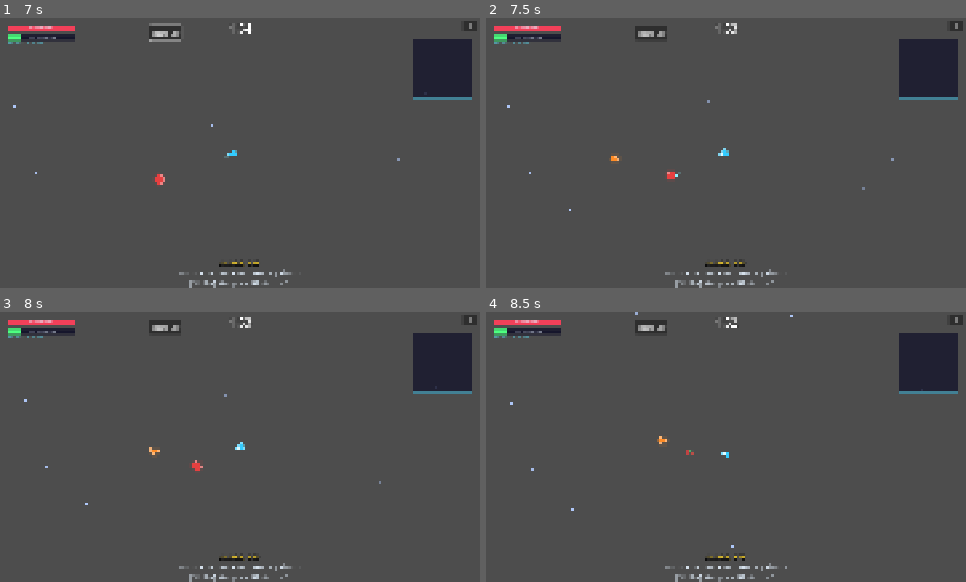
Above: before the commit, frames 1-4 (two rows, left to right).
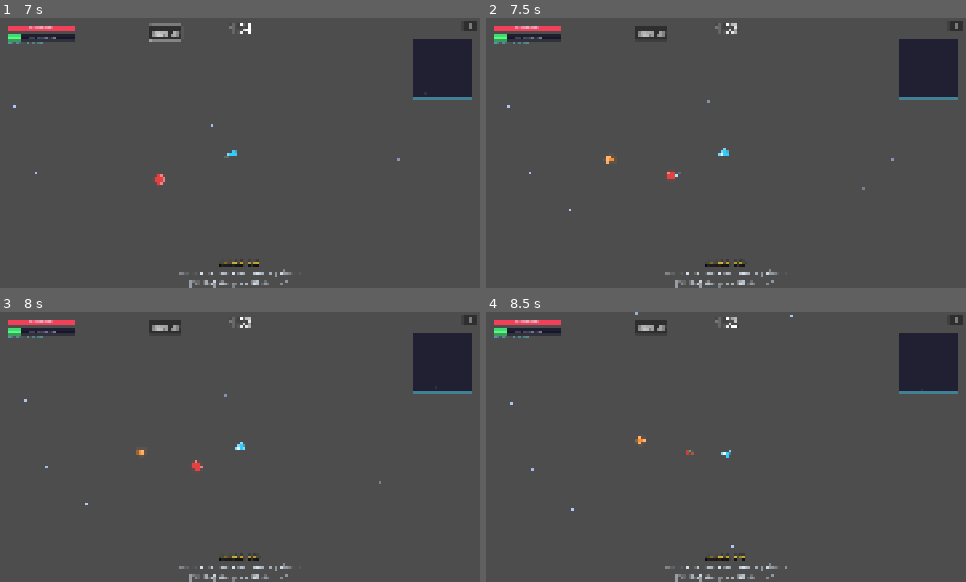
Above: after the commit, the same moments.

Repository: jlromgaz/Astro-Reaper
Game: Godot game, scene res://scenes/ui/main_menu.tscn
The game is run twice, just before and just after one commit, with the same random seed, the same clock (stepped at 60 frames per second) and the same inputs.
Inputs (mouse positions are in pixels of both pictures, inside the frame that each line leads up to):
- Up to frame 1 (7 s): click "CONTINUE" at 0.5 s; click "II" at 1.25 s; click "Resume" at 2 s; click "Share Log" at 2.75 s; tap Enter (ui_accept) at 3.5, 3.77, 6.77 s; move the mouse to (345, 139) at 3.52 s; hold D (move_right) 3.53-4.25 s; hold Shift 3.53-4.25 s; click (345, 139) at 3.67 s; drag from (144, 166) to (316, 161) at 4.27 s; move the mouse to (288, 93) at 5.02 s; hold D (move_right) 5.03-5.75 s; tap Ctrl at 5.1 s; drag from (216, 207) to (249, 155) at 5.77 s; move the mouse to (384, 193) at 6.52 s; hold A (move_left) from 6.53 s (still down); tap Alt at 6.6 s
- Up to frame 2 (7.5 s): release A (move_left) at 7.25 s; drag from (582, 112) to (654, 85) at 7.27 s
- Up to frame 3 (8 s): no input
- Up to frame 4 (8.5 s): move the mouse to (750, 447) at 8.02 s; hold S (move_down) from 8.03 s (still down); hold Shift from 8.03 s (still down); click (750, 447) at 8.17 s

Frame 1 is identical in both runs. In frame 2, less than 0.1% of the frame differs, in the area x 24-28%, y 51-55%; in frame 3, less than 0.1%; in frame 4, less than 0.1%, in the area x 31-52%, y 45-53%.

Commit message:
fix(balance,combat): slower capped chasers, kamikaze detonation failsafe, halved kamikaze share
Third "kamikaze glued to the ship" report — root cause was largely the
INTERCEPTOR: 140 base speed (faster than the player's 120) with an
uncapped ramp reaching 4x player speed late-run, an orange chevron
visual easily mistaken for the kamikaze's orange triangle, and a
by-design glue-and-drain contact loop. Player-side it reads exactly as
"a kamikaze stuck to my hull that never explodes".

- Kamikaze base speed 120 -> 75: clearly outrunnable at start, ramping
  to 135 max. Interceptor 140 -> 110 with a capped ramp (165 max).
  Drone ramp capped too (was uncapped).
- Kamikaze gained a per-frame proximity detonation backstop sharing
  one _detonate() path with the area signal — body_entered is a
  one-shot edge event, so a missed event previously meant glued
  forever; now structurally impossible.
- Kamikaze spawn share halved across every time bracket
  (20/30/25/20/15% -> 10/15/12/10/8%), verified by a 1000-sample
  statistical distribution test.

Diff:
--- a/scripts/enemies/enemy_drone.gd
+++ b/scripts/enemies/enemy_drone.gd
@@ -14,10 +14,13 @@
 var _player_in_contact := false
 
 
+const MAX_SPEED_MULT := 1.8
+
 func apply_difficulty_scale(p_scale: float) -> void:
 	max_hp = HP * p_scale
 	current_hp = max_hp
-	move_speed = SPEED * (1.0 + (p_scale - 1.0) * 0.3)
+	# Capped like the kamikaze/interceptor — speed must never run away.
+	move_speed = SPEED * clampf(1.0 + (p_scale - 1.0) * 0.3, 1.0, MAX_SPEED_MULT)
 	DebugLog.log_info("ENEMY", "Drone scaled to %.1f HP, %.1f spd" % [max_hp, move_speed])
 
 
--- a/scripts/enemies/enemy_interceptor.gd
+++ b/scripts/enemies/enemy_interceptor.gd
@@ -1,10 +1,11 @@
 extends CharacterBody2D
 ## Interceptor - extremely fast elite enemy spawning in Final Wave.
 
-const SPEED := 140.0 # Reduced from 180
+const SPEED := 110.0 # just below the player's 120 — barely outrunnable
 const HP := 12.0 # Fragile
 const DAMAGE := 5.0 # Repeat damage every 0.5s makes it deadly
 const XP_VALUE := 2
+const MAX_SPEED_MULT := 1.5
 
 var current_hp: float = HP
 var max_hp: float = HP
@@ -16,7 +17,9 @@
 func apply_difficulty_scale(p_scale: float) -> void:
 	max_hp = HP * p_scale
 	current_hp = max_hp
-	move_speed = SPEED * (1.0 + (p_scale - 1.0) * 0.3)
+	# Capped — an uncapped ramp let interceptors reach 4x the player's
+	# speed late-run, overtaking the ship and sitting inside it.
+	move_speed = SPEED * clampf(1.0 + (p_scale - 1.0) * 0.15, 1.0, MAX_SPEED_MULT)
 
 func _ready() -> void:
 	add_to_group("enemies")
--- a/scripts/enemies/enemy_kamikaze.gd
+++ b/scripts/enemies/enemy_kamikaze.gd
@@ -1,10 +1,14 @@
 extends CharacterBody2D
 ## Fast kamikaze - charges straight at player, explodes on contact.
 
-const SPEED            := 120.0
+const SPEED            := 75.0   # clearly outrunnable at start (player base: 120)
 const HP               := 8.0
 const EXPLOSION_DAMAGE := 14.0
 const XP_VALUE         := 1
+## Frame-checked backstop: the Area2D's body_entered is a one-shot edge
+## event — if it is ever missed, this per-frame distance check still
+## detonates the kamikaze, so it can never sit glued to the hull.
+const DETONATION_RANGE := 16.0
 
 const _FLASH_SCRIPT := preload("res://scripts/fx/intercept_flash.gd")
 
@@ -47,13 +51,20 @@
 
 
 func _on_body_entered(body: Node) -> void:
+	if body.is_in_group("player"):
+		_player = body
+		_detonate()
+
+
+## Single detonation path shared by the area signal and the per-frame
+## proximity backstop in _physics_process.
+func _detonate() -> void:
 	if _is_dying:
 		return
-	if body.is_in_group("player"):
-		_player  = body
-		velocity = Vector2.ZERO   # freeze — prevents drilling into ship
+	velocity = Vector2.ZERO   # freeze — prevents drilling into ship
+	if _player and _player.has_method("take_damage"):
 		_player.take_damage(EXPLOSION_DAMAGE, self)
-		_explode()
+	_explode()
 
 
 func _explode() -> void:
@@ -72,6 +83,10 @@
 
 func _physics_process(_delta: float) -> void:
 	if _is_dying or not _player or not GameManager.is_playing():
+		return
+
+	if global_position.distance_to(_player.global_position) <= DETONATION_RANGE:
+		_detonate()
 		return
 
 	var dir: Vector2 = (_player.global_position - global_position).normalized()
--- a/scripts/systems/enemy_spawner.gd
+++ b/scripts/systems/enemy_spawner.gd
@@ -127,34 +127,35 @@
 	var t: float = GameManager.run_time
 	var roll: float = randf()
 
-	# 0-30s: Mostly drones, some kamikazes
+	# Kamikaze share halved across every bracket (playtest: "too frequent").
+	# 0-30s: Mostly drones, a few kamikazes (10%)
 	if t < 30.0:
-		return _enemy_drone if roll < 0.8 else _enemy_kamikaze
-	# 30-60s: Drones fade, ranged appear
+		return _enemy_drone if roll < 0.9 else _enemy_kamikaze
+	# 30-60s: Drones fade, ranged appear (kamikaze 15%)
 	elif t < 60.0:
-		if roll < 0.40: return _enemy_drone
+		if roll < 0.55: return _enemy_drone
 		elif roll < 0.70: return _enemy_kamikaze
 		else: return _enemy_ranged
-	# 60-90s: Drones rare, tanks appear, interceptors begin (10%)
+	# 60-90s: Drones rare, tanks appear, interceptors begin (kamikaze 12%)
 	elif t < 90.0:
 		if roll < 0.10: return _enemy_drone
-		elif roll < 0.35: return _enemy_kamikaze
-		elif roll < 0.70: return _enemy_ranged
-		elif roll < 0.90: return _enemy_tank
+		elif roll < 0.22: return _enemy_kamikaze
+		elif roll < 0.58: return _enemy_ranged
+		elif roll < 0.88: return _enemy_tank
 		else: return _enemy_interceptor
-	# 90-120s: Interceptors join, mix of everything
+	# 90-120s: Interceptors join, mix of everything (kamikaze 10%)
 	elif t < 120.0:
 		if roll < 0.10: return _enemy_drone
-		elif roll < 0.30: return _enemy_kamikaze
-		elif roll < 0.60: return _enemy_ranged
+		elif roll < 0.20: return _enemy_kamikaze
+		elif roll < 0.55: return _enemy_ranged
 		elif roll < 0.85: return _enemy_tank
 		else: return _enemy_interceptor
-	# 120s+ (boss wave): Elite composition, drones minimal
+	# 120s+ (boss wave): Elite composition, drones minimal (kamikaze 8%)
 	else:
 		if roll < 0.05: return _enemy_drone
-		elif roll < 0.20: return _enemy_kamikaze
+		elif roll < 0.13: return _enemy_kamikaze
 		elif roll < 0.45: return _enemy_ranged
-		elif roll < 0.65: return _enemy_tank
+		elif roll < 0.70: return _enemy_tank
 		else: return _enemy_interceptor
 
 
--- a/tests/unit/test_enemy_balance.gd
+++ b/tests/unit/test_enemy_balance.gd
@@ -41,3 +41,51 @@
 		EventBus.has_signal("difficulty_bump"),
 		"EventBus must declare a difficulty_bump signal"
 	)
+
+
+## --- Chaser speed sanity: outrunnable at start, capped forever after ---
+## The "glued orange enemy that never explodes" report was largely the
+## INTERCEPTOR: 140 base speed (faster than the player's 120) with an
+## UNCAPPED ramp — it overtakes the ship, sits inside it, and drains HP.
+
+const INTERCEPTOR_SCENE := preload("res://scenes/enemies/enemy_interceptor.tscn")
+const PLAYER_BASE_SPEED := 120.0
+
+
+func test_interceptor_base_speed_is_below_the_players() -> void:
+	var i: CharacterBody2D = autofree(INTERCEPTOR_SCENE.instantiate())
+	assert_lt(i.SPEED, PLAYER_BASE_SPEED,
+		"an uncatchable chaser is just a homing missile — the player must be able to outrun it")
+
+
+func test_interceptor_speed_is_capped_at_high_difficulty() -> void:
+	var i: CharacterBody2D = autofree(INTERCEPTOR_SCENE.instantiate())
+	i.apply_difficulty_scale(9.0)
+	assert_lt(i.move_speed, i.SPEED * 2.0, "interceptor ramp must be capped like the kamikaze's")
+
+
+func test_drone_speed_is_capped_at_high_difficulty() -> void:
+	var d: CharacterBody2D = autofree(DRONE_SCENE.instantiate())
+	d.apply_difficulty_scale(9.0)
+	assert_lt(d.move_speed, d.SPEED * 2.0, "drone ramp must be capped like the kamikaze's")
+
+
+## --- Kamikaze spawn frequency ---
+
+func test_early_game_kamikaze_share_is_reduced() -> void:
+	# Statistical but decisive: 1000 samples at the old 20% rate virtually
+	# never land under 15%; at the new ~10% rate they virtually never
+	# exceed it. Direct check of the "too frequent" playtest complaint.
+	var spawner: Node = add_child_autofree(
+		load("res://scripts/systems/enemy_spawner.gd").new()
+	)
+	await get_tree().process_frame
+	var prev_time: float = GameManager.run_time
+	GameManager.run_time = 10.0  # early game bracket
+	var kamikaze_scene: PackedScene = preload("res://scenes/enemies/enemy_kamikaze.tscn")
+	var hits: int = 0
+	for i in range(1000):
+		if spawner._get_enemy_scene() == kamikaze_scene:
+			hits += 1
+	GameManager.run_time = prev_time
+	assert_lt(hits, 150, "early-game kamikaze share must be ~10%%, not the old 20%% (got %d/1000)" % hits)
--- a/tests/unit/test_kamikaze.gd
+++ b/tests/unit/test_kamikaze.gd
@@ -116,3 +116,50 @@
 	kamikaze.apply_difficulty_scale(9.0)
 	assert_lt(kamikaze.move_speed, kamikaze.SPEED * 2.0,
 		"kamikaze speed must stay well short of double base speed even at extreme difficulty")
+
+
+func test_base_speed_is_clearly_slower_than_the_player() -> void:
+	# Playtest: kamikazes at 120 matched the player's base speed exactly —
+	# an unavoidable homing missile. They must START clearly outrunnable
+	# and only creep up with difficulty.
+	var kamikaze: CharacterBody2D = autofree(KAMIKAZE_SCENE.instantiate())
+	assert_lt(kamikaze.SPEED, 100.0, "base kamikaze speed must be well below the player's 120")
+
+
+func test_unscaled_kamikaze_moves_at_base_speed() -> void:
+	var kamikaze: CharacterBody2D = autofree(KAMIKAZE_SCENE.instantiate())
+	kamikaze.apply_difficulty_scale(1.0)
+	assert_eq(kamikaze.move_speed, kamikaze.SPEED, "scale 1.0 must not speed the kamikaze up")
+
+
+## --- Proximity failsafe: a kamikaze can NEVER sit glued to the ship ---
+## The Area2D's body_entered is a one-shot edge event; if it is ever missed
+## (engine timing, pause races), the old code had no second chance and the
+## kamikaze sat on the hull forever — the repeated "pegado, no explota"
+## report. The failsafe re-checks distance every physics frame.
+
+func test_proximity_failsafe_detonates_even_without_area_signal() -> void:
+	var parts: Array = await _make_kamikaze_and_player()
+	var kamikaze: CharacterBody2D = parts[0]
+	var player: CharacterBody2D = parts[1]
+	kamikaze.global_position = Vector2.ZERO
+	player.global_position = Vector2(kamikaze.DETONATION_RANGE - 2.0, 0)
+	GameManager.current_state = GameManager.State.PLAYING
+	kamikaze._physics_process(1.0 / 60.0)  # direct call — no Area2D involved
+	GameManager.current_state = GameManager.State.MENU
+	assert_eq(player.damage_taken, kamikaze.EXPLOSION_DAMAGE,
+		"a kamikaze within detonation range must explode via the frame check alone")
+	assert_true(kamikaze.is_queued_for_deletion(), "the failsafe must consume the kamikaze")
+
+
+func test_failsafe_does_not_detonate_out_of_range() -> void:
+	var parts: Array = await _make_kamikaze_and_player()
+	var kamikaze: CharacterBody2D = parts[0]
+	var player: CharacterBody2D = parts[1]
+	kamikaze.global_position = Vector2.ZERO
+	player.global_position = Vector2(200, 0)
+	GameManager.current_state = GameManager.State.PLAYING
+	kamikaze._physics_process(1.0 / 60.0)
+	GameManager.current_state = GameManager.State.MENU
+	assert_eq(player.damage_taken, 0.0, "no detonation while still far from the ship")
+	assert_false(kamikaze.is_queued_for_deletion())
